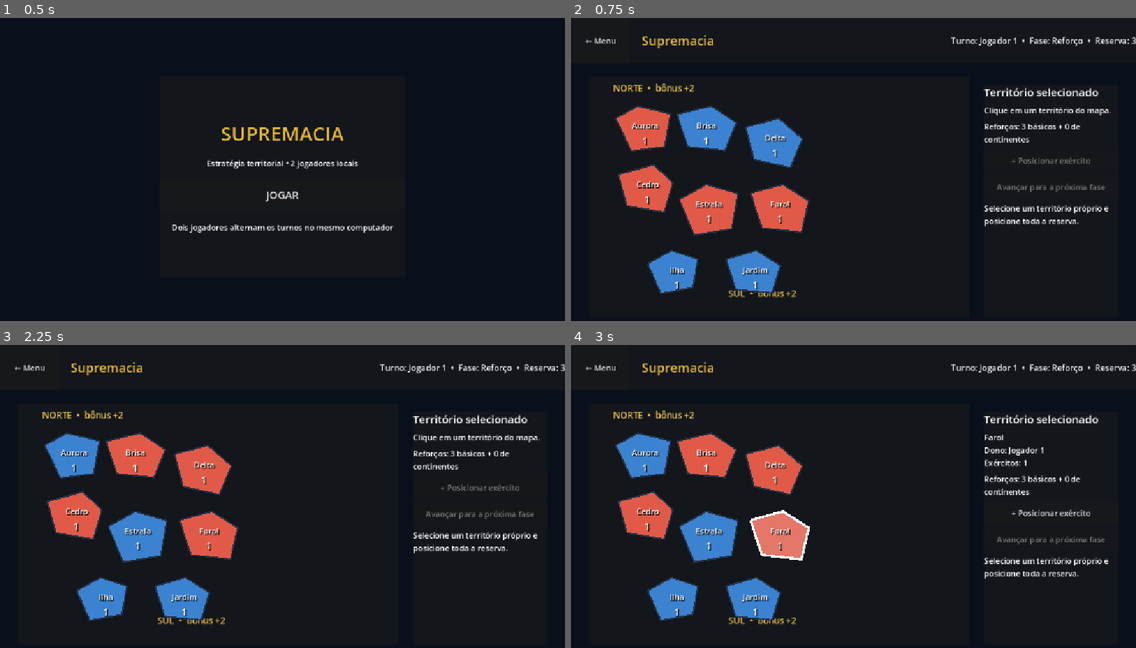
Above: before the commit, frames 1-4 (two rows, left to right).
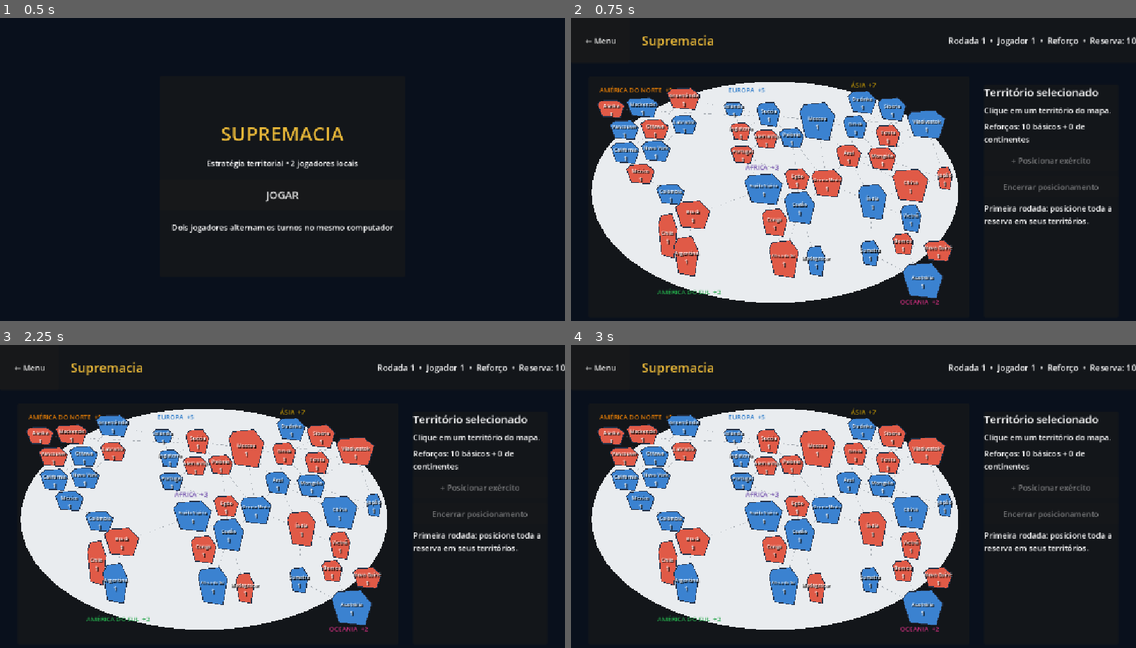
Above: after the commit, the same moments.

Repository: Luandev0208/supremacia
Game: Godot game, scene res://scenes/main_menu.tscn
The game is run twice, just before and just after one commit, with the same random seed, the same clock (stepped at 60 frames per second) and the same inputs.
Inputs (mouse positions are in pixels of both pictures, inside the frame that each line leads up to):
- Up to frame 1 (0.5 s): no input
- Up to frame 2 (0.75 s): click "JOGAR" at 0.5 s
- Up to frame 3 (2.25 s): click "← Menu" at 1.25 s; click "JOGAR" at 2 s
- Up to frame 4 (3 s): tap Enter at 2.75 s; move the mouse to (780, 523) at 2.77 s; click (780, 523) at 2.92 s

Frame 1 is identical in both runs. In frame 2, 40% of the frame differs, in the area x 3-100%, y 6-95%; in frame 3, 40%; in frame 4, 42%.

Commit message:
Mapa mundial e fluxo de rodadas

Diff:
--- a/project.godot
+++ b/project.godot
@@ -1,17 +1,26 @@
+; Engine configuration file.
+; It's best edited using the editor UI and not directly,
+; since the parameters that go here are not all obvious.
+;
+; Format:
+;   [section] ; section goes between []
+;   param=value ; assign values to parameters
+
 config_version=5
 
 [application]
+
 config/name="Supremacia"
 run/main_scene="res://scenes/main_menu.tscn"
 config/features=PackedStringArray("4.7", "GL Compatibility")
 
 [display]
-window/size/viewport_width=1152
-window/size/viewport_height=648
+
 window/size/window_width_override=1152
 window/size/window_height_override=648
 window/stretch/mode="canvas_items"
 
 [rendering]
+
 renderer/rendering_method="gl_compatibility"
 renderer/rendering_method.mobile="gl_compatibility"
--- a/scenes/game.tscn
+++ b/scenes/game.tscn
@@ -174,24 +174,6 @@
 size_flags_vertical = 3
 text = "Selecione um território para começar."
 autowrap_mode = 2
-
-[node name="NorthLabel" type="Label" parent="MapPanel/MapController"]
-offset_left = 50.0
-offset_top = 10.0
-offset_right = 200.0
-offset_bottom = 40.0
-theme_override_colors/font_color = Color(0.95, 0.78, 0.3, 1)
-theme_override_font_sizes/font_size = 18
-text = "NORTE  •  bônus +2"
-
-[node name="SouthLabel" type="Label" parent="MapPanel/MapController"]
-offset_left = 285.0
-offset_top = 430.0
-offset_right = 470.0
-offset_bottom = 460.0
-theme_override_colors/font_color = Color(0.95, 0.78, 0.3, 1)
-theme_override_font_sizes/font_size = 18
-text = "SUL  •  bônus +2"
 
 [node name="VictoryOverlay" type="ColorRect" parent="."]
 unique_name_in_owner = true
--- a/scripts/core/game_rules.gd
+++ b/scripts/core/game_rules.gd
@@ -3,8 +3,12 @@
 
 const MINIMUM_REINFORCEMENTS := 3
 const CONTINENT_BONUSES := {
-	"norte": 2,
-	"sul": 2
+	"asia": 7,
+	"europa": 5,
+	"africa": 3,
+	"oceania": 2,
+	"america_sul": 2,
+	"america_norte": 5
 }
 
 static func reinforcement_count(controlled_territories: int) -> int:
--- a/scripts/core/game_state.gd
+++ b/scripts/core/game_state.gd
@@ -32,7 +32,7 @@
 	rng.randomize()
 	players.append(PlayerData.new(0, "Jogador 1", Color("#e05a47")))
 	players.append(PlayerData.new(1, "Jogador 2", Color("#3b82d0")))
-	_create_prototype_territories()
+	_create_world_territories()
 	_distribute_territories(shuffle_territories)
 	_grant_reinforcements_to_current_player()
 
@@ -204,15 +204,55 @@
 	last_continent_bonus = GameRules.continent_bonus_count(player.id, territories)
 	player.reserve_armies = last_base_reinforcements + last_continent_bonus
 
-func _create_prototype_territories() -> void:
-	_add("aurora", "Aurora", "norte", ["brisa", "cedro"])
-	_add("brisa", "Brisa", "norte", ["aurora", "delta", "cedro"])
-	_add("cedro", "Cedro", "norte", ["aurora", "brisa", "estrela"])
-	_add("delta", "Delta", "norte", ["brisa", "farol"])
-	_add("estrela", "Estrela", "sul", ["cedro", "farol", "ilha"])
-	_add("farol", "Farol", "sul", ["delta", "estrela", "jardim"])
-	_add("ilha", "Ilha", "sul", ["estrela", "jardim"])
-	_add("jardim", "Jardim", "sul", ["farol", "ilha"])
+func _create_world_territories() -> void:
+	# América do Norte
+	_add("alaska", "Alaska", "america_norte", ["mackenzie", "vancouver", "vladivostok"])
+	_add("mackenzie", "Mackenzie", "america_norte", ["alaska", "vancouver", "ottawa", "groenlandia"])
+	_add("groenlandia", "Groenlândia", "america_norte", ["mackenzie", "ottawa", "labrador", "islandia"])
+	_add("vancouver", "Vancouver", "america_norte", ["alaska", "mackenzie", "ottawa", "california"])
+	_add("ottawa", "Ottawa", "america_norte", ["mackenzie", "groenlandia", "labrador", "vancouver", "california", "nova_york"])
+	_add("labrador", "Labrador", "america_norte", ["groenlandia", "ottawa", "nova_york"])
+	_add("california", "Califórnia", "america_norte", ["vancouver", "ottawa", "nova_york", "mexico"])
+	_add("nova_york", "Nova York", "america_norte", ["ottawa", "labrador", "california", "mexico"])
+	_add("mexico", "México", "america_norte", ["california", "nova_york", "colombia"])
+	# América do Sul
+	_add("colombia", "Colômbia", "america_sul", ["mexico", "brasil", "chile"])
+	_add("brasil", "Brasil", "america_sul", ["colombia", "chile", "argentina", "argelia_nigeria"])
+	_add("chile", "Chile", "america_sul", ["colombia", "brasil", "argentina"])
+	_add("argentina", "Argentina", "america_sul", ["chile", "brasil"])
+	# Europa
+	_add("islandia", "Islândia", "europa", ["groenlandia", "inglaterra", "suecia"])
+	_add("inglaterra", "Inglaterra", "europa", ["islandia", "suecia", "alemanha", "portugal"])
+	_add("suecia", "Suécia", "europa", ["islandia", "inglaterra", "alemanha", "polonia", "moscou"])
+	_add("alemanha", "Alemanha", "europa", ["inglaterra", "suecia", "polonia", "portugal"])
+	_add("polonia", "Polônia", "europa", ["alemanha", "suecia", "moscou", "oriente_medio", "egito"])
+	_add("portugal", "Portugal", "europa", ["inglaterra", "alemanha", "egito", "argelia_nigeria"])
+	_add("moscou", "Moscou", "europa", ["suecia", "polonia", "omsk", "aral", "oriente_medio"])
+	# África
+	_add("argelia_nigeria", "Argélia Nigéria", "africa", ["portugal", "egito", "sudao", "congo", "brasil"])
+	_add("egito", "Egito", "africa", ["argelia_nigeria", "portugal", "polonia", "oriente_medio", "sudao"])
+	_add("sudao", "Sudão", "africa", ["argelia_nigeria", "egito", "congo", "africa_sul", "oriente_medio", "madagascar"])
+	_add("congo", "Congo", "africa", ["argelia_nigeria", "sudao", "africa_sul"])
+	_add("africa_sul", "África do Sul", "africa", ["congo", "sudao", "madagascar"])
+	_add("madagascar", "Madagascar", "africa", ["sudao", "africa_sul"])
+	# Ásia
+	_add("oriente_medio", "Oriente Médio", "asia", ["moscou", "polonia", "egito", "sudao", "aral", "india"])
+	_add("aral", "Aral", "asia", ["moscou", "omsk", "mongolia", "china", "india", "oriente_medio"])
+	_add("omsk", "Omsk", "asia", ["moscou", "dudinka", "siberia", "tchita", "mongolia", "aral"])
+	_add("dudinka", "Dudinka", "asia", ["omsk", "siberia"])
+	_add("siberia", "Sibéria", "asia", ["dudinka", "omsk", "tchita", "vladivostok"])
+	_add("tchita", "Tchita", "asia", ["siberia", "omsk", "mongolia", "vladivostok"])
+	_add("mongolia", "Mongólia", "asia", ["omsk", "tchita", "aral", "vladivostok", "china", "japao"])
+	_add("vladivostok", "Vladivostok", "asia", ["siberia", "tchita", "mongolia", "japao", "alaska"])
+	_add("china", "China", "asia", ["aral", "mongolia", "india", "vietna", "japao"])
+	_add("india", "Índia", "asia", ["oriente_medio", "aral", "china", "vietna", "sumatra"])
+	_add("vietna", "Vietnã", "asia", ["india", "china", "borneu"])
+	_add("japao", "Japão", "asia", ["vladivostok", "mongolia", "china"])
+	# Oceania
+	_add("sumatra", "Sumatra", "oceania", ["india", "australia"])
+	_add("borneu", "Bornéu", "oceania", ["vietna", "nova_guine", "australia"])
+	_add("nova_guine", "Nova Guiné", "oceania", ["borneu", "australia"])
+	_add("australia", "Austrália", "oceania", ["sumatra", "borneu", "nova_guine"])
 
 func _add(id: String, label: String, continent: String, neighbors: Array[String]) -> void:
 	territories[id] = TerritoryData.new(id, label, continent, neighbors)
--- a/scripts/core/turn_manager.gd
+++ b/scripts/core/turn_manager.gd
@@ -7,14 +7,25 @@
 var round_number := 1
 
 func advance_phase(player_count: int) -> void:
+	if round_number == 1:
+		_advance_player(player_count)
+		current_phase = Phase.ATTACK if round_number == 2 else Phase.REINFORCEMENT
+		return
+	if round_number == 2:
+		_advance_player(player_count)
+		current_phase = Phase.REINFORCEMENT if round_number == 3 else Phase.ATTACK
+		return
 	match current_phase:
 		Phase.REINFORCEMENT: current_phase = Phase.ATTACK
 		Phase.ATTACK: current_phase = Phase.MOVEMENT
 		Phase.MOVEMENT:
 			current_phase = Phase.REINFORCEMENT
-			current_player_index = (current_player_index + 1) % player_count
-			if current_player_index == 0:
-				round_number += 1
+			_advance_player(player_count)
+
+func _advance_player(player_count: int) -> void:
+	current_player_index = (current_player_index + 1) % player_count
+	if current_player_index == 0:
+		round_number += 1
 
 func phase_name() -> String:
 	match current_phase:
--- a/scripts/ui/game.gd
+++ b/scripts/ui/game.gd
@@ -29,8 +29,13 @@
 
 func _refresh_interface() -> void:
 	var player := game_state.players[game_state.turn.current_player_index]
-	turn_label.text = "Turno: %s  •  Fase: %s  •  Reserva: %d" % [player.display_name, game_state.turn.phase_name(), player.reserve_armies]
-	advance_phase_button.text = "Avançar para a próxima fase"
+	turn_label.text = "Rodada %d  •  %s  •  %s  •  Reserva: %d" % [game_state.turn.round_number, player.display_name, game_state.turn.phase_name(), player.reserve_armies]
+	if game_state.turn.round_number == 1:
+		advance_phase_button.text = "Encerrar posicionamento"
+	elif game_state.turn.round_number == 2:
+		advance_phase_button.text = "Encerrar ataques"
+	else:
+		advance_phase_button.text = "Avançar para a próxima fase"
 	advance_phase_button.disabled = not game_state.can_advance_phase()
 	attack_origin_label.text = "Origem: nenhuma" if game_state.attack_source_id.is_empty() else "Origem: %s" % game_state.territories[game_state.attack_source_id].display_name
 	movement_source_label.text = "Origem: nenhuma" if game_state.movement_source_id.is_empty() else "Origem: %s" % game_state.territories[game_state.movement_source_id].display_name
@@ -57,9 +62,9 @@
 	if movement_phase:
 		movement_status_label.text = "Remanejamento realizado neste turno." if game_state.movement_used else "Um remanejamento é permitido por turno."
 	if reinforcement_phase:
-		phase_hint_label.text = "Selecione um território próprio e posicione toda a reserva."
+		phase_hint_label.text = "Primeira rodada: posicione toda a reserva em seus territórios." if game_state.turn.round_number == 1 else "Selecione um território próprio e posicione toda a reserva."
 	elif attack_phase:
-		phase_hint_label.text = "Selecione uma origem com dois ou mais exércitos e depois um vizinho inimigo."
+		phase_hint_label.text = "Segunda rodada: realize seus ataques ou encerre sua vez." if game_state.turn.round_number == 2 else "Selecione uma origem com dois ou mais exércitos e depois um vizinho inimigo."
 	else:
 		phase_hint_label.text = "Escolha a origem, o destino próprio conectado e a quantidade a mover."
 
--- a/scripts/ui/map_controller.gd
+++ b/scripts/ui/map_controller.gd
@@ -2,24 +2,82 @@
 
 const TERRITORY_SCENE := preload("res://scenes/territory.tscn")
 var territory_layout: Dictionary = {
-	"aurora": [Vector2(55, 60), PackedVector2Array([Vector2(0,25),Vector2(45,0),Vector2(112,16),Vector2(100,83),Vector2(32,92)])],
-	"brisa": [Vector2(180, 60), PackedVector2Array([Vector2(0,17),Vector2(70,0),Vector2(121,34),Vector2(98,91),Vector2(22,83)])],
-	"cedro": [Vector2(60, 180), PackedVector2Array([Vector2(0,20),Vector2(73,0),Vector2(112,37),Vector2(94,97),Vector2(18,84)])],
-	"delta": [Vector2(320, 85), PackedVector2Array([Vector2(0,18),Vector2(68,0),Vector2(116,42),Vector2(91,101),Vector2(17,84)])],
-	"estrela": [Vector2(185, 220), PackedVector2Array([Vector2(0,31),Vector2(55,0),Vector2(119,19),Vector2(107,91),Vector2(30,104)])],
-	"farol": [Vector2(330, 220), PackedVector2Array([Vector2(0,18),Vector2(66,0),Vector2(119,34),Vector2(104,98),Vector2(23,89)])],
-	"ilha": [Vector2(120, 355), PackedVector2Array([Vector2(0,27),Vector2(49,0),Vector2(103,18),Vector2(92,76),Vector2(27,88)])],
-	"jardim": [Vector2(280, 355), PackedVector2Array([Vector2(0,18),Vector2(62,0),Vector2(111,31),Vector2(94,87),Vector2(20,80)])]
+	"alaska": [Vector2(18, 48), Vector2(55, 36)],
+	"mackenzie": [Vector2(78, 43), Vector2(64, 40)],
+	"groenlandia": [Vector2(160, 23), Vector2(67, 44)],
+	"vancouver": [Vector2(43, 89), Vector2(59, 39)],
+	"ottawa": [Vector2(106, 87), Vector2(57, 41)],
+	"labrador": [Vector2(169, 79), Vector2(51, 39)],
+	"california": [Vector2(46, 134), Vector2(57, 43)],
+	"nova_york": [Vector2(108, 131), Vector2(58, 42)],
+	"mexico": [Vector2(77, 179), Vector2(57, 40)],
+	"colombia": [Vector2(139, 220), Vector2(56, 41)],
+	"brasil": [Vector2(177, 254), Vector2(70, 57)],
+	"chile": [Vector2(142, 280), Vector2(38, 91)],
+	"argentina": [Vector2(174, 326), Vector2(50, 82)],
+	"islandia": [Vector2(276, 52), Vector2(40, 29)],
+	"inglaterra": [Vector2(290, 94), Vector2(40, 36)],
+	"suecia": [Vector2(343, 52), Vector2(47, 50)],
+	"alemanha": [Vector2(338, 108), Vector2(47, 39)],
+	"polonia": [Vector2(389, 105), Vector2(50, 40)],
+	"portugal": [Vector2(290, 141), Vector2(47, 36)],
+	"moscou": [Vector2(430, 53), Vector2(72, 77)],
+	"argelia_nigeria": [Vector2(318, 199), Vector2(77, 62)],
+	"egito": [Vector2(400, 188), Vector2(50, 43)],
+	"sudao": [Vector2(399, 235), Vector2(62, 66)],
+	"congo": [Vector2(353, 270), Vector2(52, 56)],
+	"africa_sul": [Vector2(368, 335), Vector2(60, 76)],
+	"madagascar": [Vector2(445, 346), Vector2(37, 62)],
+	"oriente_medio": [Vector2(455, 190), Vector2(62, 56)],
+	"aral": [Vector2(505, 139), Vector2(50, 46)],
+	"omsk": [Vector2(520, 80), Vector2(47, 46)],
+	"dudinka": [Vector2(529, 29), Vector2(57, 46)],
+	"siberia": [Vector2(590, 43), Vector2(57, 47)],
+	"tchita": [Vector2(585, 99), Vector2(50, 44)],
+	"mongolia": [Vector2(570, 145), Vector2(57, 46)],
+	"vladivostok": [Vector2(650, 69), Vector2(77, 57)],
+	"china": [Vector2(620, 189), Vector2(72, 67)],
+	"india": [Vector2(550, 220), Vector2(57, 72)],
+	"vietna": [Vector2(636, 261), Vector2(42, 57)],
+	"japao": [Vector2(711, 184), Vector2(30, 47)],
+	"sumatra": [Vector2(555, 335), Vector2(37, 52)],
+	"borneu": [Vector2(620, 320), Vector2(42, 44)],
+	"nova_guine": [Vector2(684, 335), Vector2(57, 42)],
+	"australia": [Vector2(640, 381), Vector2(82, 72)]
 }
 var game_state: GameState
 var views: Dictionary = {}
+
+func _draw() -> void:
+	var globe: PackedVector2Array = []
+	for index in 64:
+		var angle := TAU * index / 64.0
+		globe.append(Vector2(380.0 + cos(angle) * 374.0, 236.0 + sin(angle) * 226.0))
+	draw_colored_polygon(globe, Color("#e9ecef"))
+	if game_state == null:
+		return
+	var drawn_connections: Dictionary = {}
+	for territory: TerritoryData in game_state.territories.values():
+		for neighbor_id: String in territory.neighbor_ids:
+			var key := territory.id + ":" + neighbor_id if territory.id < neighbor_id else neighbor_id + ":" + territory.id
+			if drawn_connections.has(key) or not territory_layout.has(neighbor_id):
+				continue
+			drawn_connections[key] = true
+			draw_dashed_line(_territory_center(territory.id), _territory_center(neighbor_id), Color(0.32, 0.36, 0.4, 0.38), 1.0, 5.0)
+	var font := ThemeDB.fallback_font
+	draw_string(font, Vector2(22, 32), "AMÉRICA DO NORTE  +5", HORIZONTAL_ALIGNMENT_LEFT, -1, 13, Color("#d97706"))
+	draw_string(font, Vector2(140, 445), "AMÉRICA DO SUL  +2", HORIZONTAL_ALIGNMENT_LEFT, -1, 13, Color("#22a447"))
+	draw_string(font, Vector2(285, 32), "EUROPA  +5", HORIZONTAL_ALIGNMENT_LEFT, -1, 13, Color("#2878c8"))
+	draw_string(font, Vector2(320, 190), "ÁFRICA  +3", HORIZONTAL_ALIGNMENT_LEFT, -1, 13, Color("#6f4cab"))
+	draw_string(font, Vector2(535, 22), "ÁSIA  +7", HORIZONTAL_ALIGNMENT_LEFT, -1, 13, Color("#d6a600"))
+	draw_string(font, Vector2(635, 465), "OCEANIA  +2", HORIZONTAL_ALIGNMENT_LEFT, -1, 13, Color("#e33188"))
 
 func _gui_input(event: InputEvent) -> void:
 	if not (event is InputEventMouseButton and event.button_index == MOUSE_BUTTON_LEFT and event.pressed):
 		return
 	for territory_id: String in territory_layout:
 		var territory_position: Vector2 = territory_layout[territory_id][0]
-		var territory_polygon: PackedVector2Array = territory_layout[territory_id][1]
+		var territory_polygon := _make_polygon(territory_layout[territory_id][1], territory_id)
 		if Geometry2D.is_point_in_polygon(event.position - territory_position, territory_polygon):
 			_on_territory_pressed(territory_id)
 			accept_event()
@@ -28,14 +86,32 @@
 func build_map(state: GameState) -> void:
 	game_state = state
 	views.clear()
+	queue_redraw()
 	for territory_id: String in territory_layout:
 		var view := TERRITORY_SCENE.instantiate()
 		var territory: TerritoryData = game_state.territories[territory_id]
 		add_child(view)
 		view.position = territory_layout[territory_id][0]
-		view.setup(territory, game_state.players[territory.owner_id].color, territory_layout[territory_id][1])
+		view.setup(territory, game_state.players[territory.owner_id].color, _make_polygon(territory_layout[territory_id][1], territory_id))
 		view.pressed.connect(_on_territory_pressed)
 		views[territory_id] = view
+
+func _make_polygon(size: Vector2, territory_id: String) -> PackedVector2Array:
+	var variation: int = absi(territory_id.hash()) % 3
+	var top_left: float = 0.10 + variation * 0.03
+	return PackedVector2Array([
+		Vector2(0, size.y * 0.24),
+		Vector2(size.x * top_left, size.y * 0.05),
+		Vector2(size.x * 0.72, 0),
+		Vector2(size.x, size.y * (0.30 + variation * 0.04)),
+		Vector2(size.x * 0.84, size.y),
+		Vector2(size.x * 0.18, size.y * 0.92)
+	])
+
+func _territory_center(territory_id: String) -> Vector2:
+	var territory_position: Vector2 = territory_layout[territory_id][0]
+	var territory_size: Vector2 = territory_layout[territory_id][1]
+	return territory_position + territory_size / 2.0
 
 func _on_territory_pressed(territory_id: String) -> void:
 	if game_state.select_territory(territory_id):
--- a/scripts/ui/territory_view.gd
+++ b/scripts/ui/territory_view.gd
@@ -21,6 +21,20 @@
 	border.points = points + PackedVector2Array([points[0]])
 	name_label.text = data.display_name
 	army_label.text = str(data.armies)
+	var bounds := Rect2(points[0], Vector2.ZERO)
+	for point in points:
+		bounds = bounds.expand(point)
+	var center := bounds.get_center()
+	name_label.offset_left = center.x - 42.0
+	name_label.offset_top = center.y - 14.0
+	name_label.offset_right = center.x + 42.0
+	name_label.offset_bottom = center.y + 1.0
+	army_label.offset_left = center.x - 18.0
+	army_label.offset_top = center.y + 1.0
+	army_label.offset_right = center.x + 18.0
+	army_label.offset_bottom = center.y + 20.0
+	name_label.add_theme_font_size_override("font_size", 8 if data.display_name.length() > 11 else 10)
+	army_label.add_theme_font_size_override("font_size", 13)
 	_refresh_color()
 
 func refresh() -> void:
@@ -45,7 +59,7 @@
 
 func _refresh_color() -> void:
 	shape.color = owner_color.lightened(0.18) if selected else owner_color
-	border.width = 5.0 if selected or attack_source or movement_source else 3.0
+	border.width = 3.5 if selected or attack_source or movement_source else 1.5
 	if selected:
 		border.default_color = Color.WHITE
 	elif attack_source:
